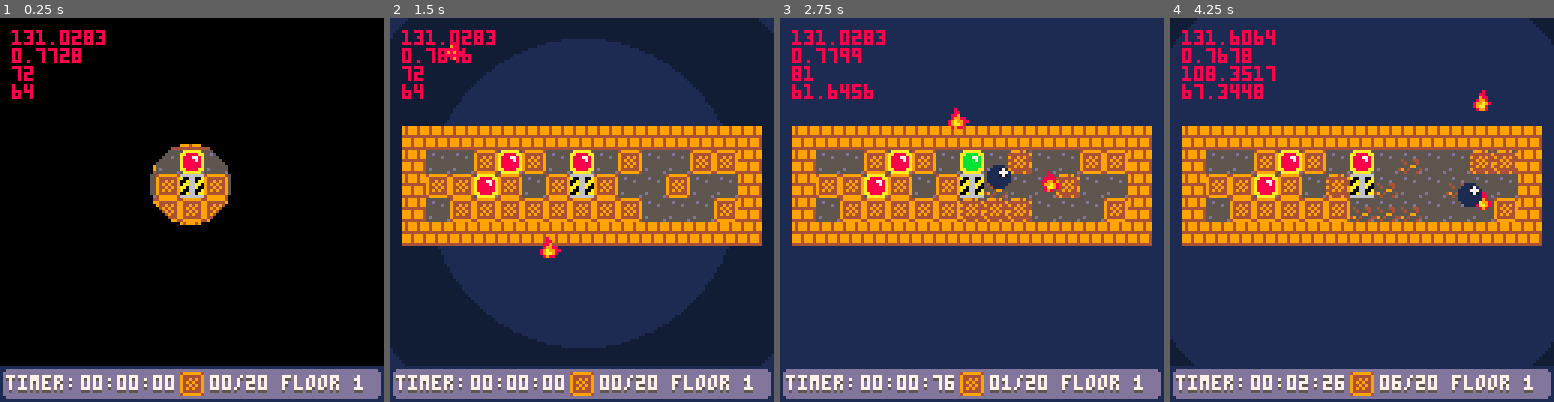
Above: before the commit, frames 1-4 (left to right).
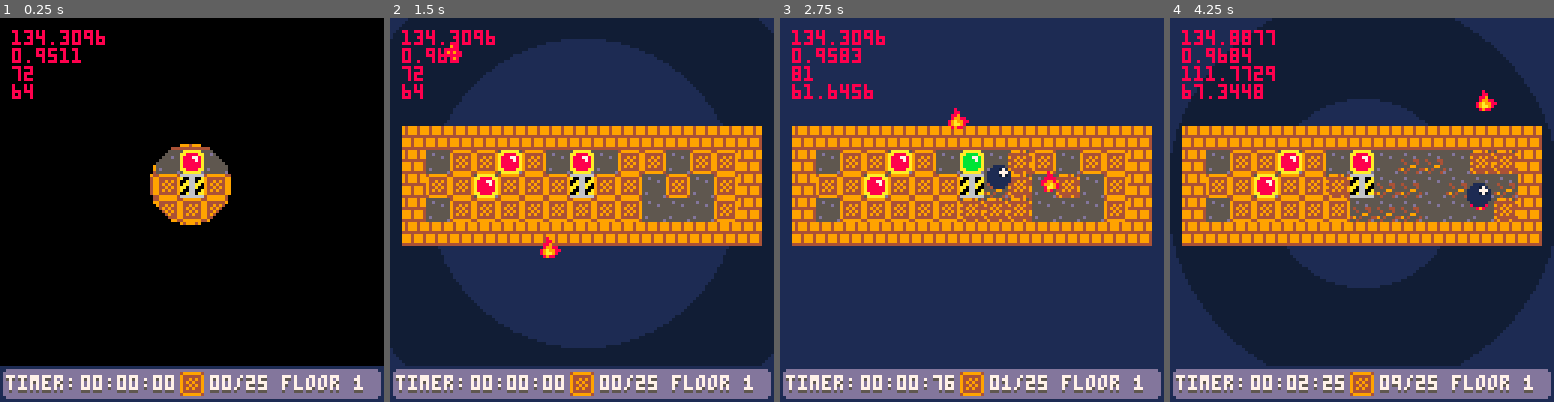
Above: after the commit, the same moments.

Repository: SHKBRD/P8CrateBall
Game: PICO-8 cartridge balltest24.p8
The game is run twice, just before and just after one commit, with the same random seed, the same clock (stepped at 60 frames per second) and the same inputs.
Inputs:
- Up to frame 1 (0.25 s): no input
- Up to frame 2 (1.5 s): tap X (X key) at 0.33, 1.07 s; tap O (Z key) at 0.7 s
- Up to frame 3 (2.75 s): hold Right 1.6-2.1 s; tap O (Z key) at 1.7, 2.1, 2.5 s; tap X (X key) at 1.85 s; hold Up 2.15-2.42 s; hold Right from 2.47 s (still down)
- Up to frame 4 (4.25 s): tap O (Z key) every 0.4 s from 2.9 to 4.1 s; tap X (X key) at 2.97, 4.08 s; release Right at 3.03 s; hold Left 3.08-3.58 s; hold Down 3.63-3.97 s; hold Right from 4.02 s (still down)

The runs differ from the first frame. In frame 1, 0.5% of the frame differs, in the area x 9-70%, y 3-97%; in frame 2, 2.2%; in frame 3, 2.2%; in frame 4, 46%, in the area x 0-100%, y 0-98%.

Commit message:
edit crate count config

Diff:
--- a/balltest24.p8
+++ b/balltest24.p8
@@ -428,8 +428,8 @@
 
 function init_actor_counts()
 	crt_cnt = {}
-	crt_cnt[1] = 20
-	crt_cnt[2] = 21
+	crt_cnt[1] = 25
+	crt_cnt[2] = 20
 end
 
 function set_floor_crates()
